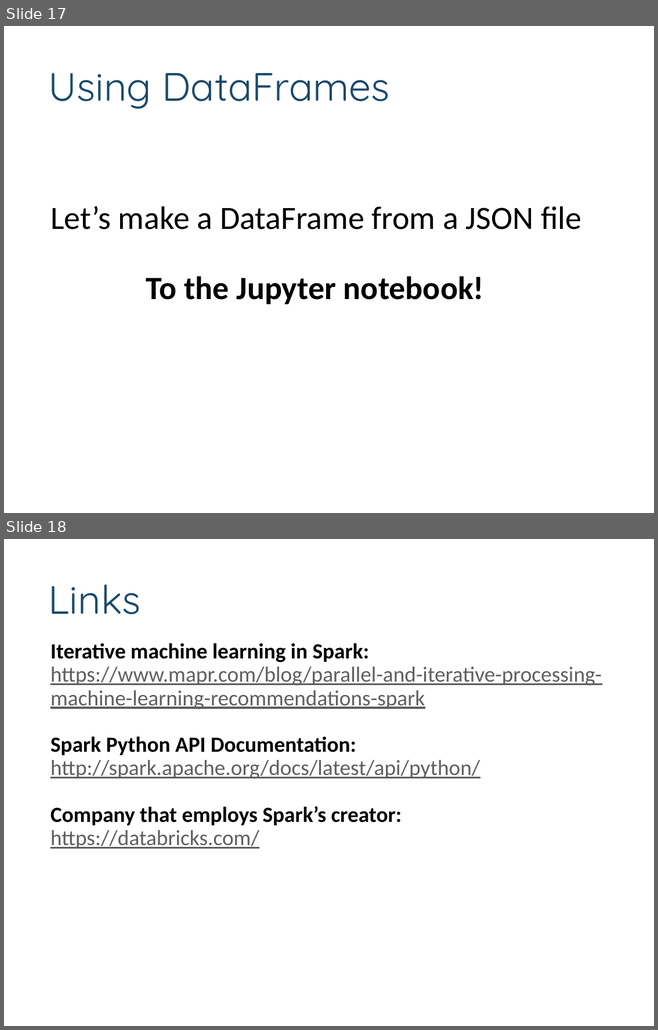
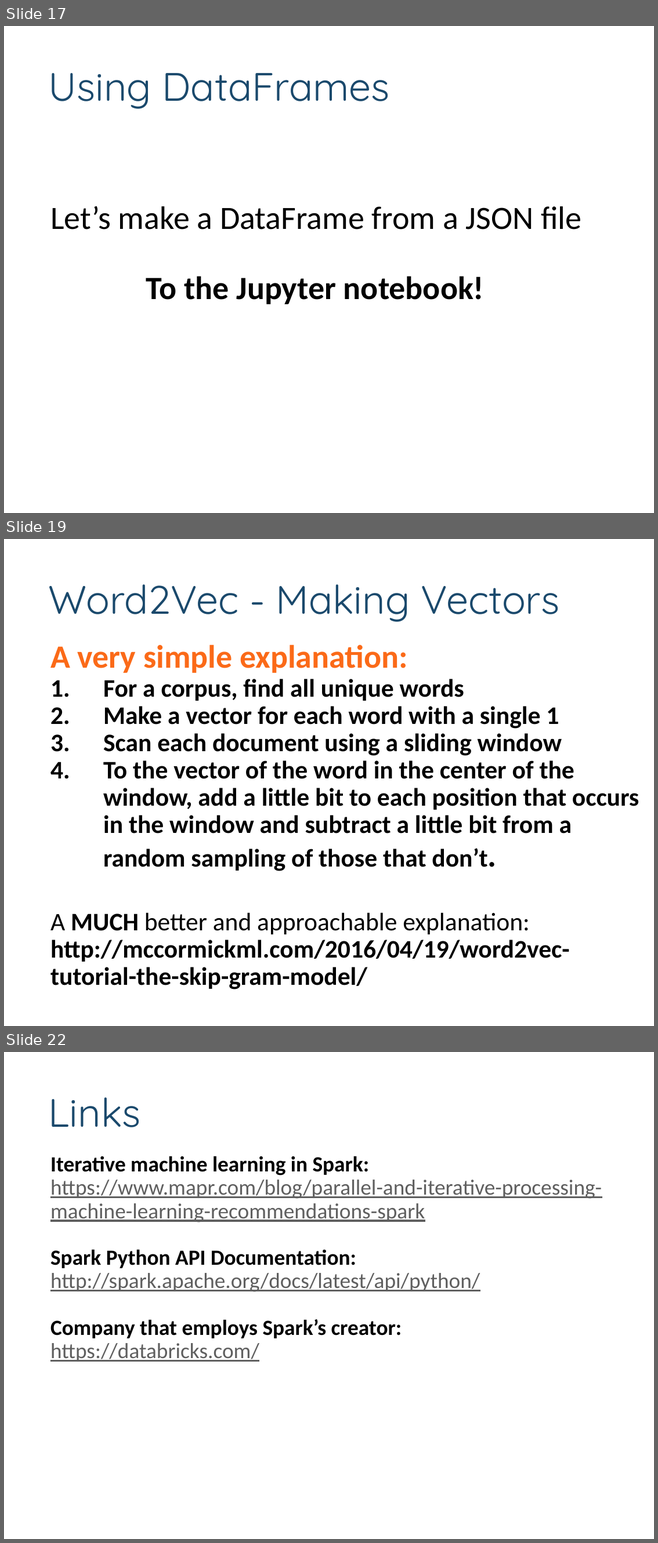
Before and after one commit to dsiufl/Spark-Workshop, a slide deck: Getting Started with Spark.pptx. Shown one above the other, each under a label of ours: slides 17 and 18 before the commit, slides 17, 19 and 22 after it; the slides between them are not shown. The pictures are 658x1030 and 658x1543 pixels, drawn with LibreOffice and Linux fonts; fonts in the diff are those of the drawing; background and template pictures are left out. Boxes give left, top, right and bottom in pixels: in the first picture for what was removed or moved away, otherwise in the second. Text is boxed around its words. In the diff, an @@ line names an element or a change of style, - is before the commit and + after.

Commit message:
Nice examples and updates with word2vec

```diff
--- a/Getting Started with Spark.pptx
+++ b/Getting Started with Spark.pptx
@@ slide 19 added at bbox=[4, 539, 654, 1026], background picture (left out); not listed: 1 template element that a slide beside it also shows @@
@@ text added at bbox=[49, 584, 559, 622], 44 pt, text #1A496C @@
+Word2Vec - Making Vectors
@@ text added at bbox=[50, 645, 639, 990], 28 pt, text #000000, bold @@
+A very simple explanation:
+1. For a corpus, find all unique words
+2. Make a vector for each word with a single 1
+3. Scan each document using a sliding window
+4. To the vector of the word in the center of the window, add a little bit to each position that occurs in the window and subtract a little bit from a random sampling of those that don’t.
+A MUCH better and approachable explanation:
+http://mccormickml.com/2016/04/19/word2vec-tutorial-the-skip-gram-model/
@@ what was slide 18 is now slide 22 @@
```
Also in this commit, not shown: 2 slides changed, 3 other slides added, 1 other file.
